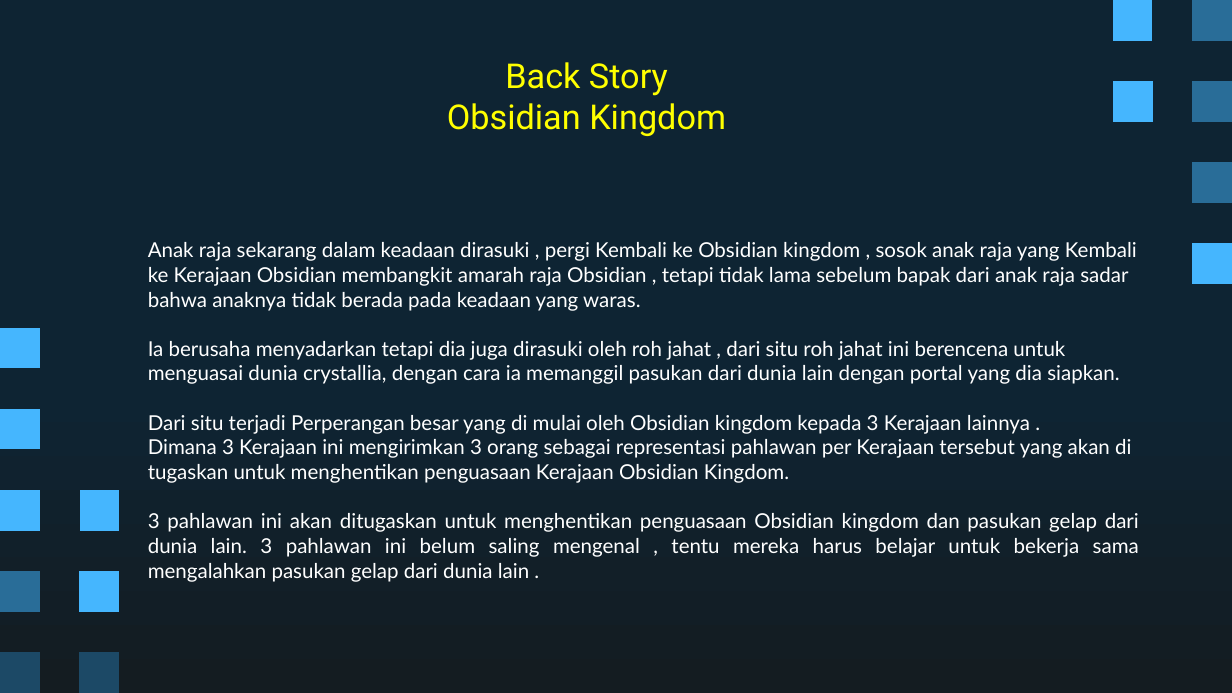
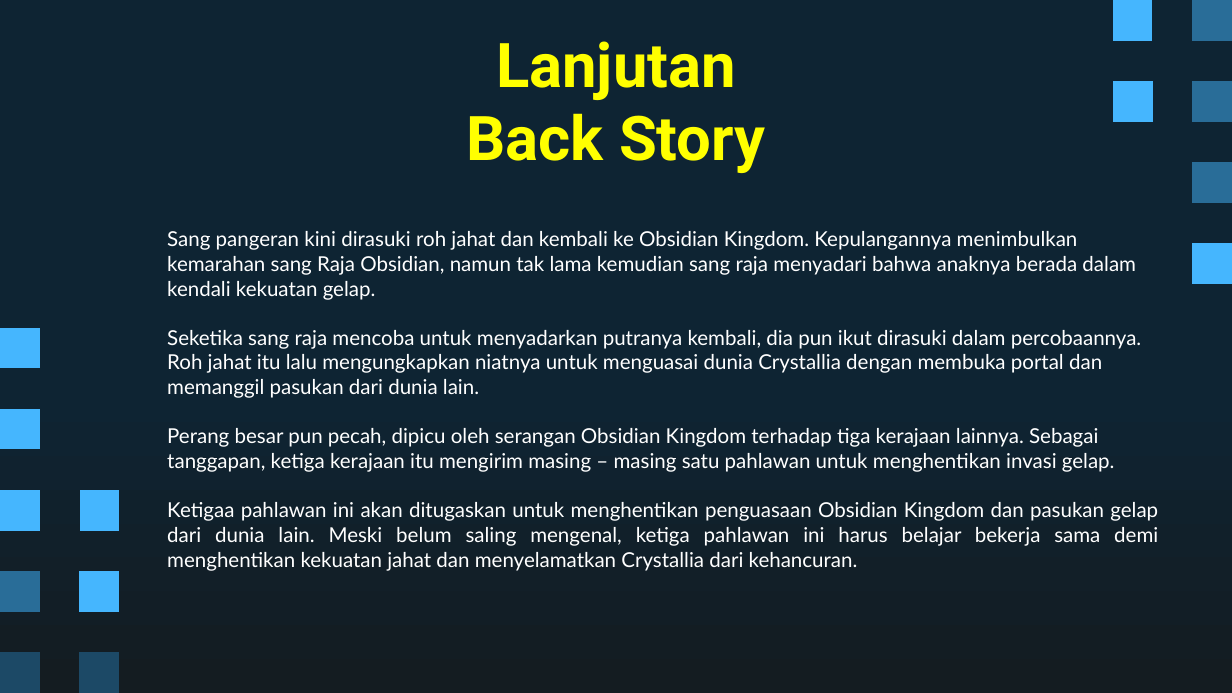
Before and after one commit to Ricardhad/gameProgProject, a slide deck: slide 3 of Super Pixel Vintage Gaming by Slidesgo.pptx. Drawn at 1232x693 pixels with LibreOffice and Linux fonts; fonts in the diff are those of the drawing. Boxes give left, top, right and bottom in pixels: in the first picture for what was removed or moved away, otherwise in the second. Text is boxed around its words. In the diff, an @@ line names an element or a change of style, - is before the commit and + after.

```diff
--- a/Super Pixel Vintage Gaming by Slidesgo.pptx
+++ b/Super Pixel Vintage Gaming by Slidesgo.pptx
@@ title at (x1=466, y1=41, x2=765, y2=173): text changed; size 20 to 36 pt; bold on @@
-Back Story
-Obsidian Kingdom
+Lanjutan
+Back Story
@@ text at (x1=167, y1=231, x2=1158, y2=571): text changed @@
-Anak raja sekarang dalam keadaan dirasuki , pergi Kembali ke Obsidian kingdom , sosok anak raja yang Kembali ke Kerajaan Obsidian membangkit amarah raja Obsidian , tetapi tidak lama sebelum bapak dari anak raja sadar bahwa anaknya tidak berada pada keadaan yang waras.
-Ia berusaha menyadarkan tetapi dia juga dirasuki oleh roh jahat , dari situ roh jahat ini berencena untuk menguasai dunia crystallia, dengan cara ia memanggil pasukan dari dunia lain dengan portal yang dia siapkan.
-Dari situ terjadi Perperangan besar yang di mulai oleh Obsidian kingdom kepada 3 Kerajaan lainnya .
-Dimana 3 Kerajaan ini mengirimkan 3 orang sebagai representasi pahlawan per Kerajaan tersebut yang akan di tugaskan untuk menghentikan penguasaan Kerajaan Obsidian Kingdom.
-3 pahlawan ini akan ditugaskan untuk menghentikan penguasaan Obsidian kingdom dan pasukan gelap dari dunia lain. 3 pahlawan ini belum saling mengenal , tentu mereka harus belajar untuk bekerja sama mengalahkan pasukan gelap dari dunia lain .
+Sang pangeran kini dirasuki roh jahat dan kembali ke Obsidian Kingdom. Kepulangannya menimbulkan kemarahan sang Raja Obsidian, namun tak lama kemudian sang raja menyadari bahwa anaknya berada dalam kendali kekuatan gelap.
+Seketika sang raja mencoba untuk menyadarkan putranya kembali, dia pun ikut dirasuki dalam percobaannya. Roh jahat itu lalu mengungkapkan niatnya untuk menguasai dunia Crystallia dengan membuka portal dan memanggil pasukan dari dunia lain.
+Perang besar pun pecah, dipicu oleh serangan Obsidian Kingdom terhadap tiga kerajaan lainnya. Sebagai tanggapan, ketiga kerajaan itu mengirim masing – masing satu pahlawan untuk menghentikan invasi gelap.
+Ketigaa pahlawan ini akan ditugaskan untuk menghentikan penguasaan Obsidian Kingdom dan pasukan gelap dari dunia lain. Meski belum saling mengenal, ketiga pahlawan ini harus belajar bekerja sama demi menghentikan kekuatan jahat dan menyelamatkan Crystallia dari kehancuran.
```
Also in this commit, not shown: 7 other slides changed, 5 slides added, 5 slides removed.
